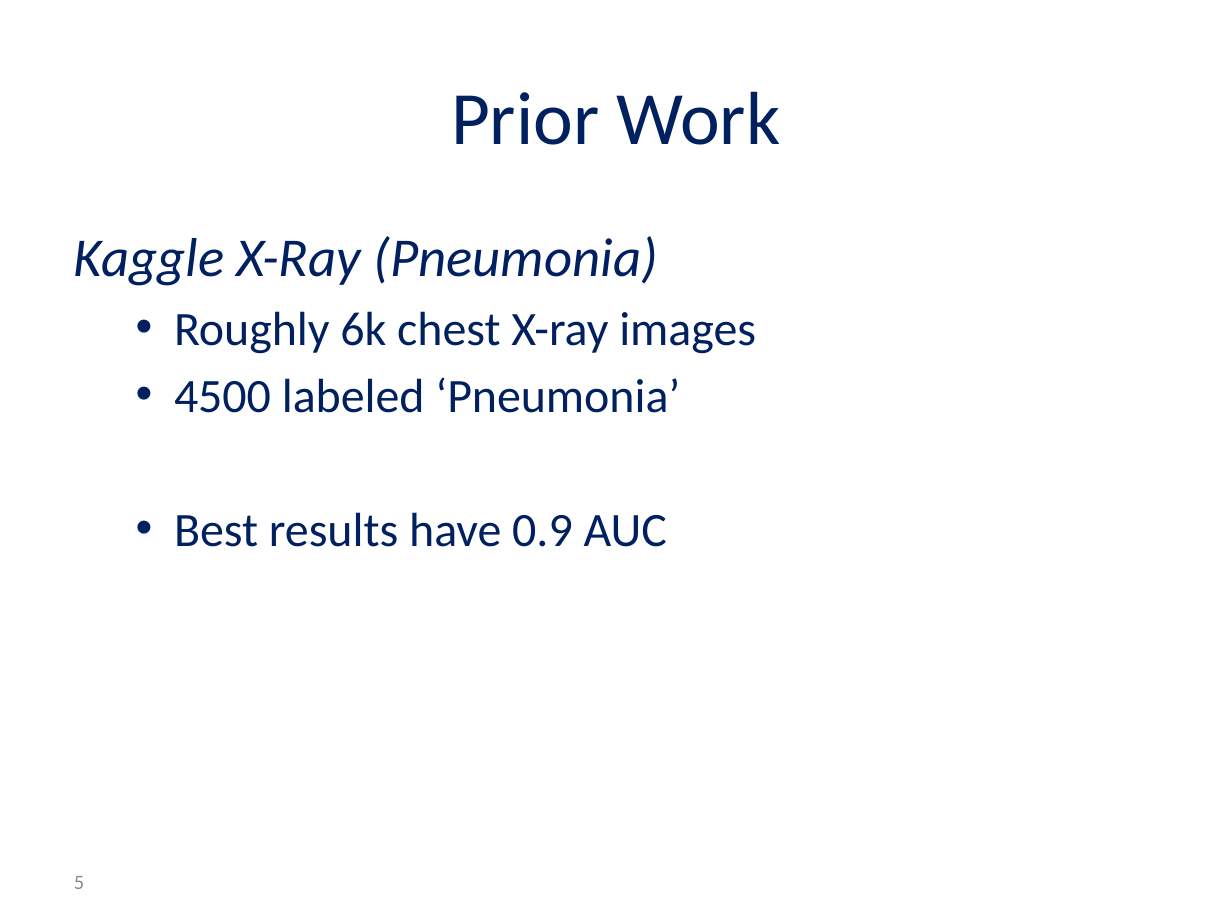
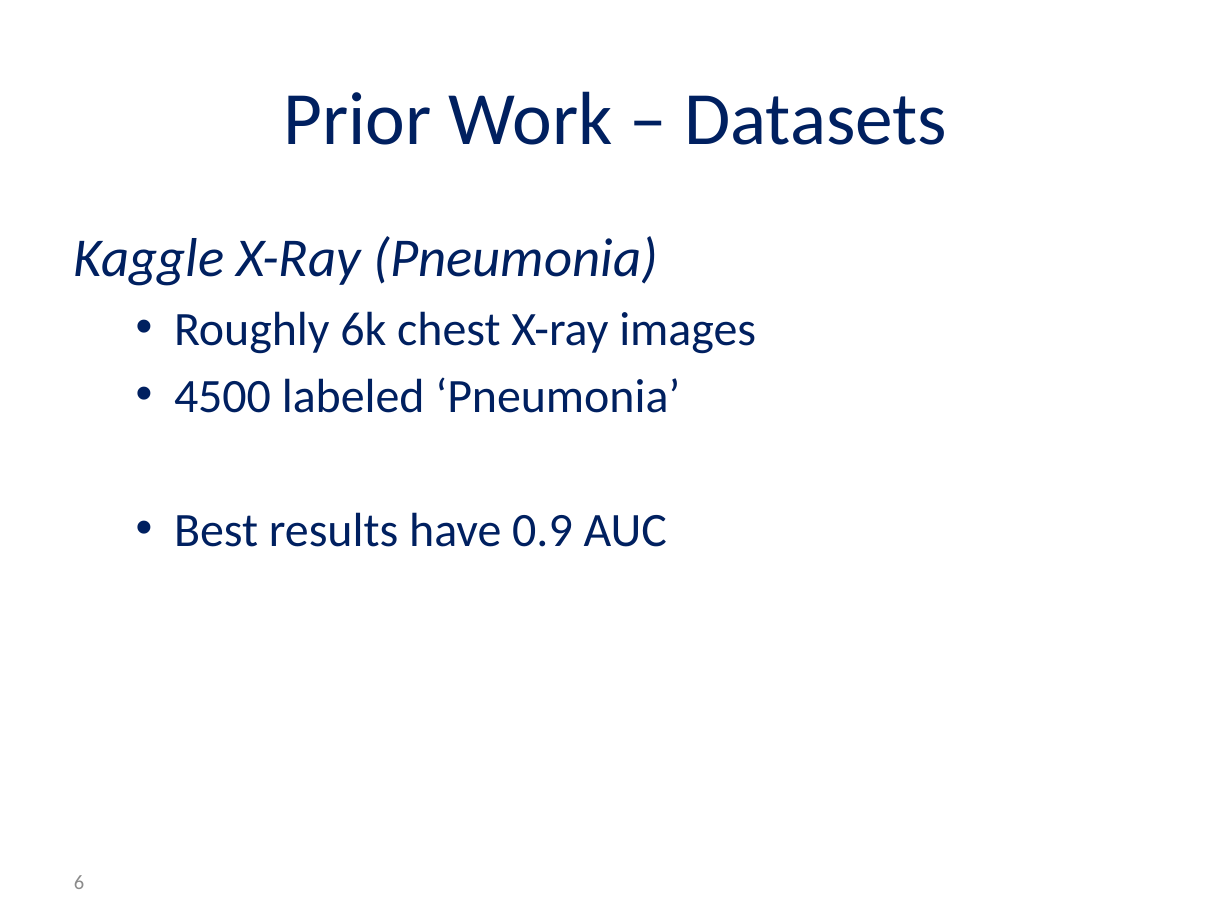
Before and after one commit to andyro2/Pneumonia-Detection-from-Chest-X-Rays-with-Robustness-to-Deformations, a slide deck: slide 6 of MidPresentation_Andy_Or.pptx (slide 5 before the commit). Drawn at 1232x924 pixels with LibreOffice and Linux fonts; fonts in the diff are those of the drawing; background and template pictures are left out. Boxes give left, top, right and bottom in pixels: in the first picture for what was removed or moved away, otherwise in the second. Text is boxed around its words. In the diff, an @@ line names an element or a change of style, - is before the commit and + after.

```diff
--- a/MidPresentation_Andy_Or.pptx
+++ b/MidPresentation_Andy_Or.pptx
@@ title at (x1=284, y1=91, x2=947, y2=145): text changed @@
-Prior Work
+Prior Work – Datasets
@@ page number at (x1=74, y1=875, x2=84, y2=889): text changed @@
-5
+6
```
Also in this commit, not shown: 8 other slides changed, 8 slides added, 1 slide removed, 1 other file.
